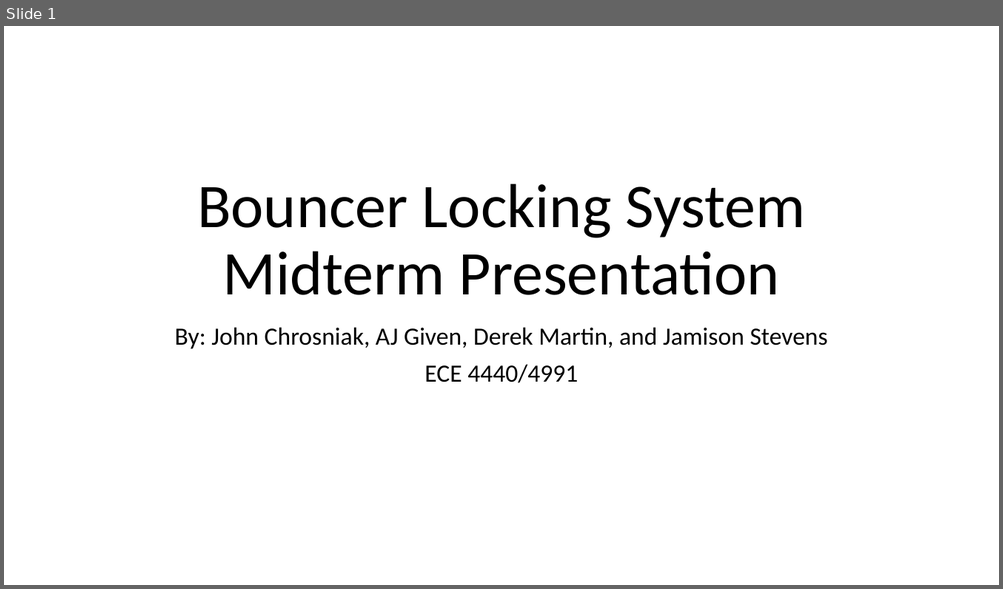
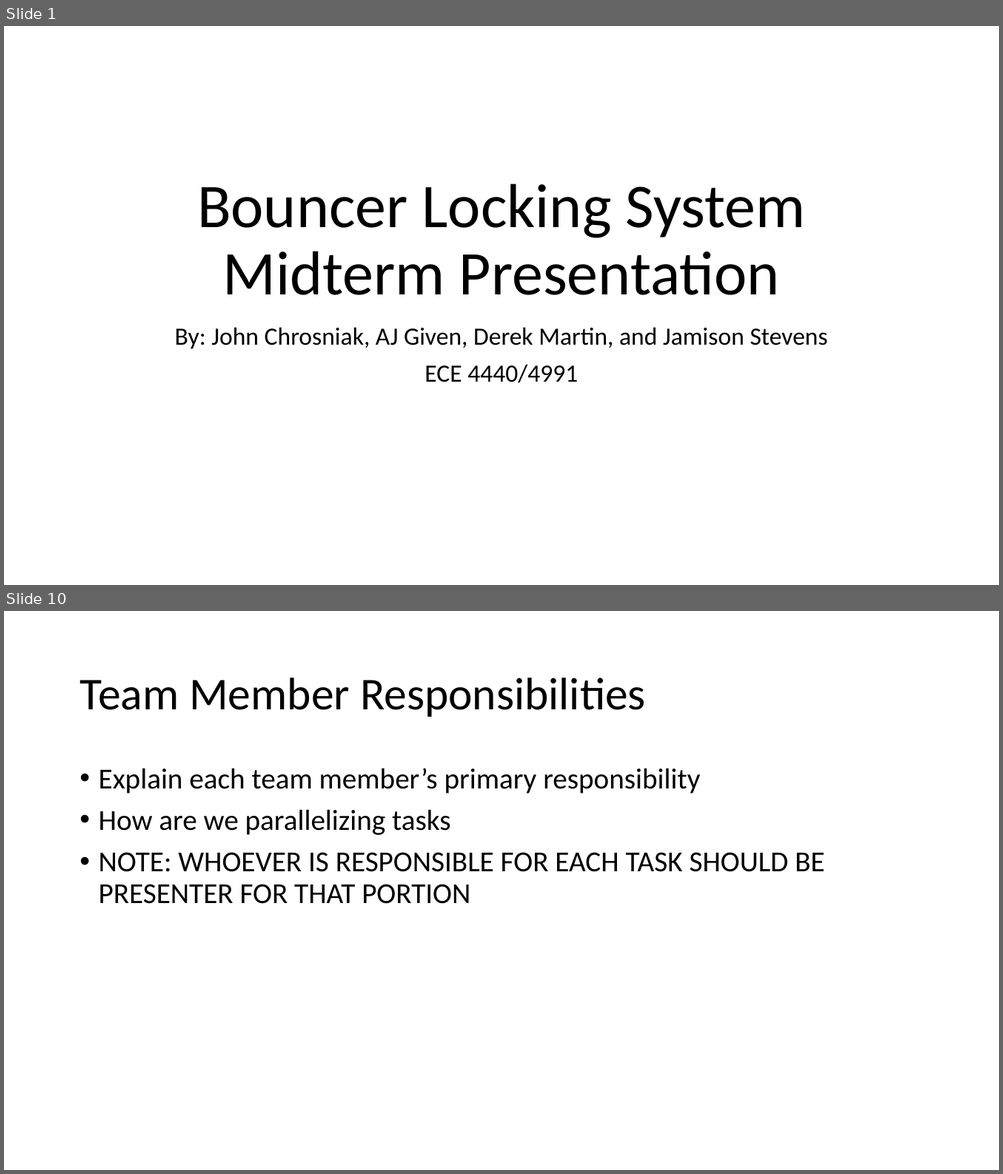
Before and after one commit to You-Underestimate-Our-Powell/Presentations, a slide deck: Bouncer Locking System Midterm Presentation.pptx. Shown one above the other, each under a label of ours: slide 1 before the commit, slides 1 and 10 after it; the slides between them are not shown. The pictures are 1003x589 and 1003x1174 pixels, drawn with LibreOffice and Linux fonts; fonts in the diff are those of the drawing. Boxes give left, top, right and bottom in pixels: in the first picture for what was removed or moved away, otherwise in the second. Text is boxed around its words. In the diff, an @@ line names an element or a change of style, - is before the commit and + after.

```diff
--- a/Bouncer Locking System Midterm Presentation.pptx
+++ b/Bouncer Locking System Midterm Presentation.pptx
@@ slide 10 added at [4,611,999,1170], background #FFFFFF @@
@@ title added at [79,678,646,717], 44 pt, text #000000 @@
+Team Member Responsibilities
@@ text added at [99,768,824,904], 28 pt, text #000000 @@
+• Explain each team member’s primary responsibility
+• How are we parallelizing tasks
+• NOTE: WHOEVER IS RESPONSIBLE FOR EACH TASK SHOULD BE PRESENTER FOR THAT PORTION
```
Also in this commit, not shown: 13 other slides added.
